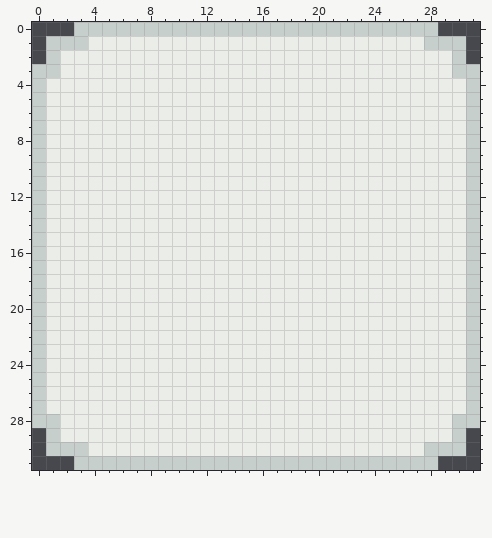
Pixel-art file, stored at Assets/Sprites/ui-9.aseprite. Above: the version before the commit.
32x32 pixels, 1 frame.
Now the later version:
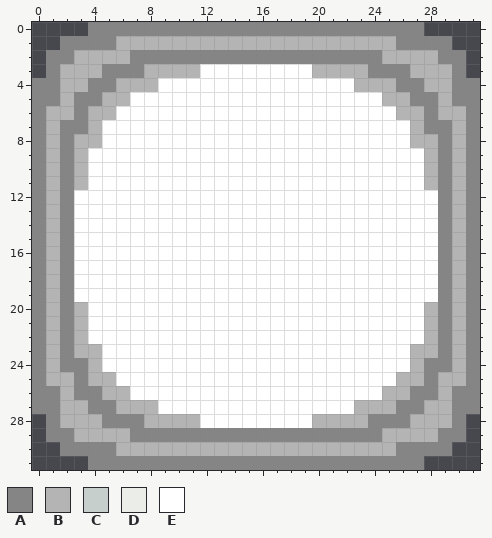
Palette (. is transparent): A #858585  B #b4b4b4  C #c7cfcc  D #ebede9  E #ffffff
What changed:
Changed rows in their new state; - is an unchanged pixel.
Layer "Layer 1":
first column x 0:
 0 ---.AAAAAAAAAAAAAAAAAAAAAAAA.---
 1 -.AAAABBBBBBBBBBBBBBBBBBBBAAAA.-
 2 -AABBBBAAAAAAAAAAAAAAAAAABBBBAA-
 3 .ABBBAAABBBBEEEEEEEEBBBBAAABBBA.
 4 AABBAABBBEEEEEEEEEEEEEEBBBAABBAA
 5 AABAABBEEEEEEEEEEEEEEEEEEBBAABAA
 6 ABBABBEEEEEEEEEEEEEEEEEEEEBBABBA
 7 ABAABEEEEEEEEEEEEEEEEEEEEEEBAABA
 8 ABABBEEEEEEEEEEEEEEEEEEEEEEBBABA
 9 ABABEEEEEEEEEEEEEEEEEEEEEEEEBABA
10 ABABEEEEEEEEEEEEEEEEEEEEEEEEBABA
11 ABABEEEEEEEEEEEEEEEEEEEEEEEEBABA
12 ABAEEEEEEEEEEEEEEEEEEEEEEEEEEABA
13 ABAEEEEEEEEEEEEEEEEEEEEEEEEEEABA
14 ABAEEEEEEEEEEEEEEEEEEEEEEEEEEABA
15 ABAEEEEEEEEEEEEEEEEEEEEEEEEEEABA
16 ABAEEEEEEEEEEEEEEEEEEEEEEEEEEABA
17 ABAEEEEEEEEEEEEEEEEEEEEEEEEEEABA
18 ABAEEEEEEEEEEEEEEEEEEEEEEEEEEABA
19 ABAEEEEEEEEEEEEEEEEEEEEEEEEEEABA
20 ABABEEEEEEEEEEEEEEEEEEEEEEEEBABA
21 ABABEEEEEEEEEEEEEEEEEEEEEEEEBABA
22 ABABEEEEEEEEEEEEEEEEEEEEEEEEBABA
23 ABABBEEEEEEEEEEEEEEEEEEEEEEBBABA
24 ABAABEEEEEEEEEEEEEEEEEEEEEEBAABA
25 ABBABBEEEEEEEEEEEEEEEEEEEEBBABBA
26 AABAABBEEEEEEEEEEEEEEEEEEBBAABAA
27 AABBAABBBEEEEEEEEEEEEEEBBBAABBAA
28 .ABBBAAABBBBEEEEEEEEBBBBAAABBBA.
29 -AABBBBAAAAAAAAAAAAAAAAAABBBBAA-
30 -.AAAABBBBBBBBBBBBBBBBBBBBAAAA.-
31 ---.AAAAAAAAAAAAAAAAAAAAAAAA.---
Where, in picture pixels (left, top, right, bottom), the same in both pictures:
changed: (32, 22, 480, 470)
